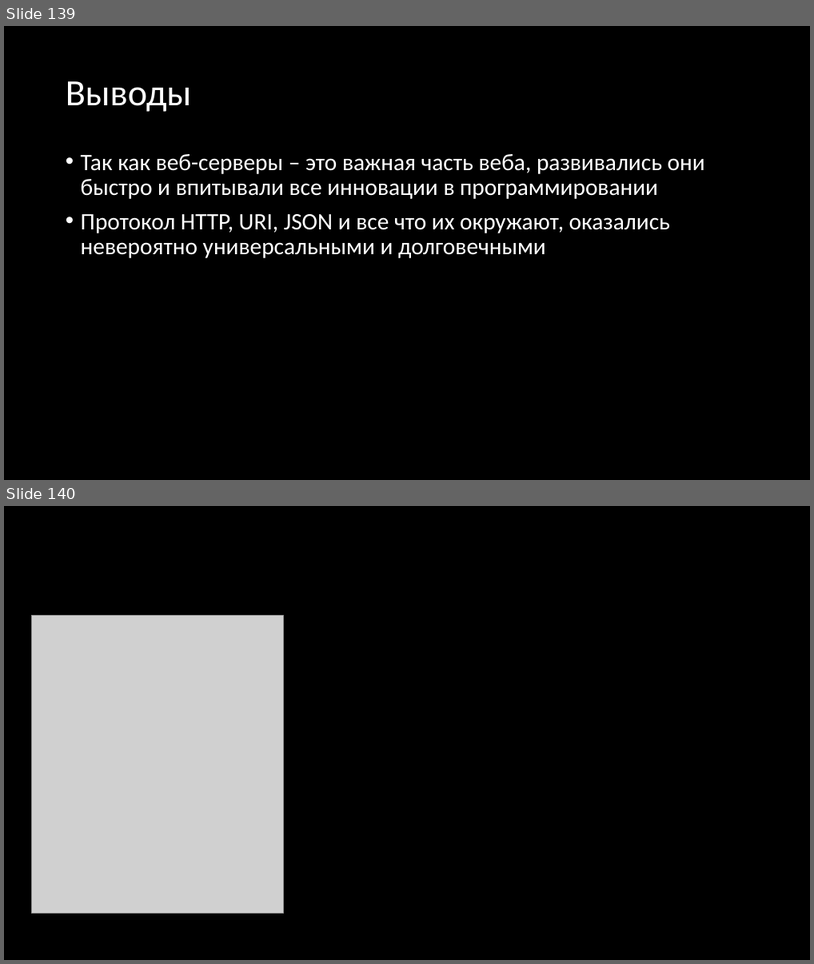
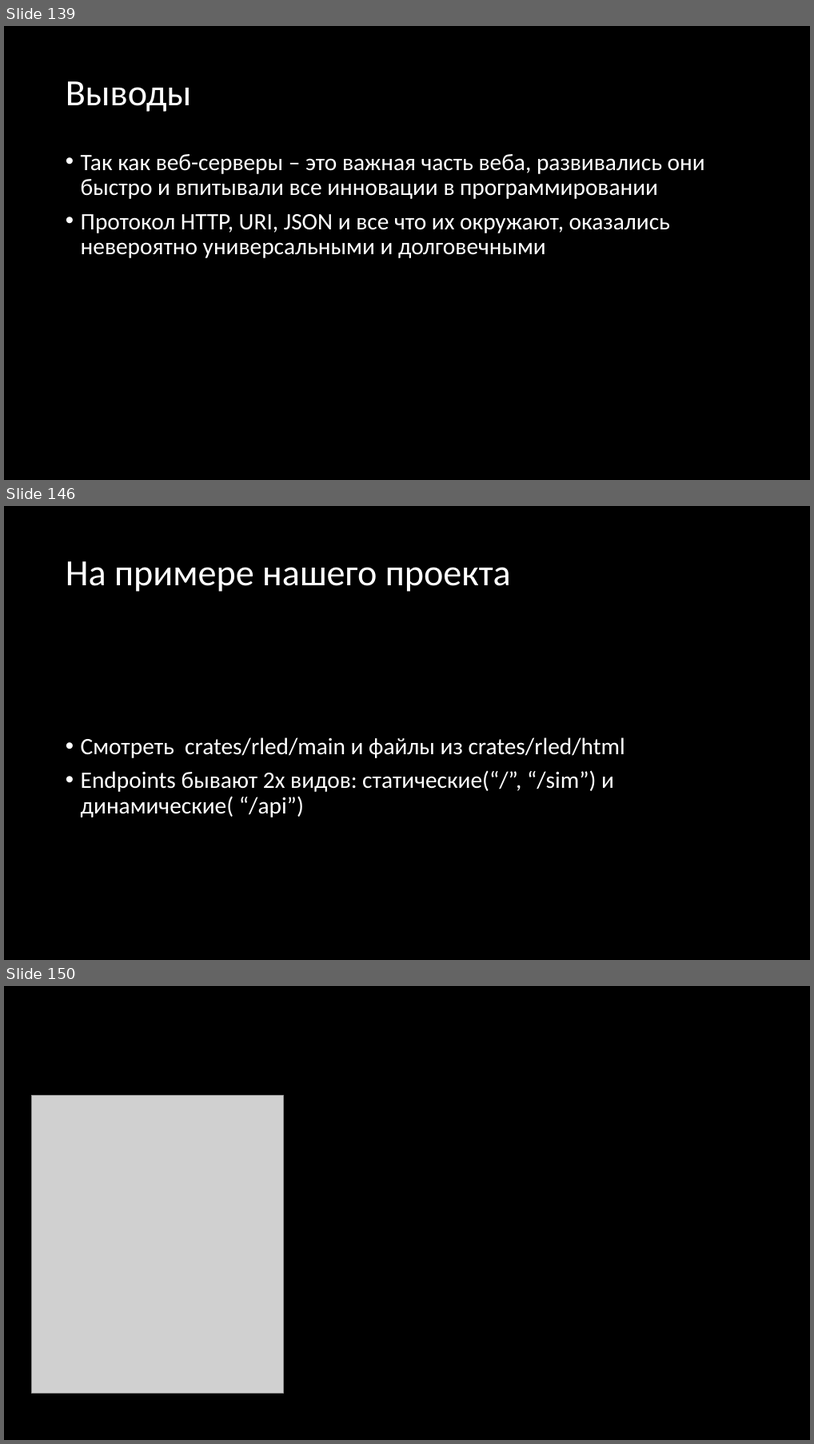
Before and after one commit to Gordon01/learn-rust, a slide deck: keynotes/Rust 2024.pptx. Shown one above the other, each under a label of ours: slides 139 and 140 before the commit, slides 139, 146 and 150 after it; the slides between them are not shown. The pictures are 814x964 and 814x1444 pixels, drawn with LibreOffice and Linux fonts; fonts in the diff are those of the drawing; grey boxes stand for pictures. Boxes give left, top, right and bottom in pixels: in the first picture for what was removed or moved away, otherwise in the second. Text is boxed around its words. In the diff, an @@ line names an element or a change of style, - is before the commit and + after.

```diff
--- a/keynotes/Rust 2024.pptx
+++ b/keynotes/Rust 2024.pptx
@@ slide 146 added at [4,506,810,960], background #000000 @@
@@ title added at [66,561,511,592], 44 pt, text #FFFFFF @@
+На примере нашего проекта
@@ text added at [81,737,626,817], 28 pt, text #FFFFFF @@
+• Смотреть crates/rled/main и файлы из crates/rled/html
+• Endpoints бывают 2х видов: статические(“/”, “/sim”) и динамические( “/api”)
@@ what was slide 140 is now slide 150 @@
```
Also in this commit, not shown: 1 slide changed, 9 other slides added.
